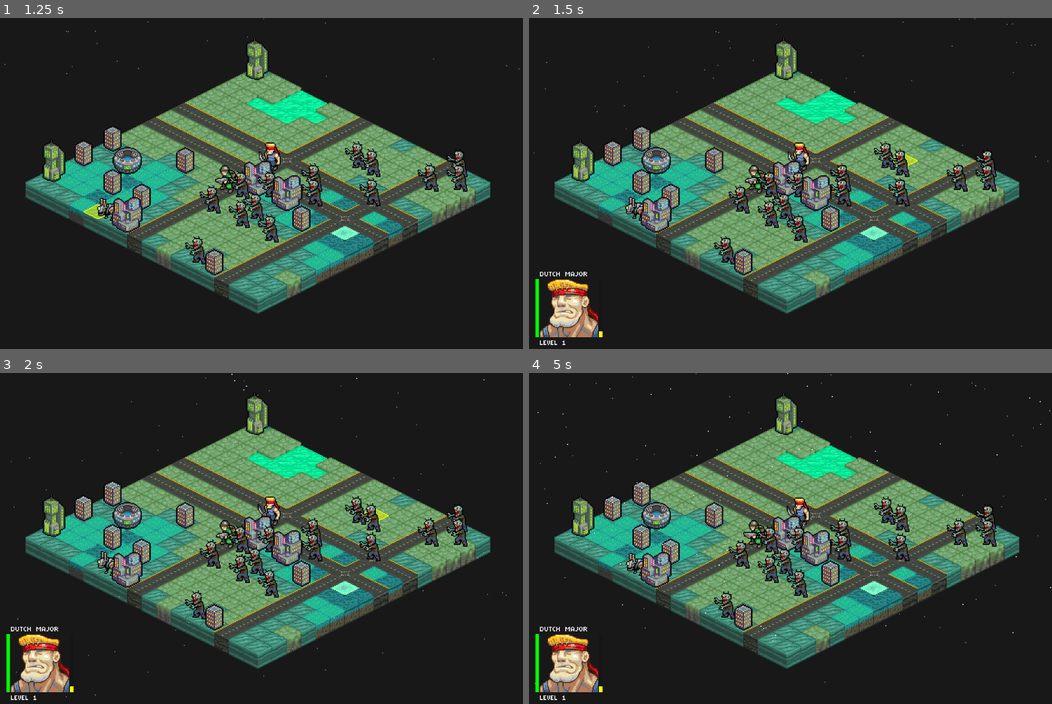
Above: before the commit, frames 1-4 (two rows, left to right).
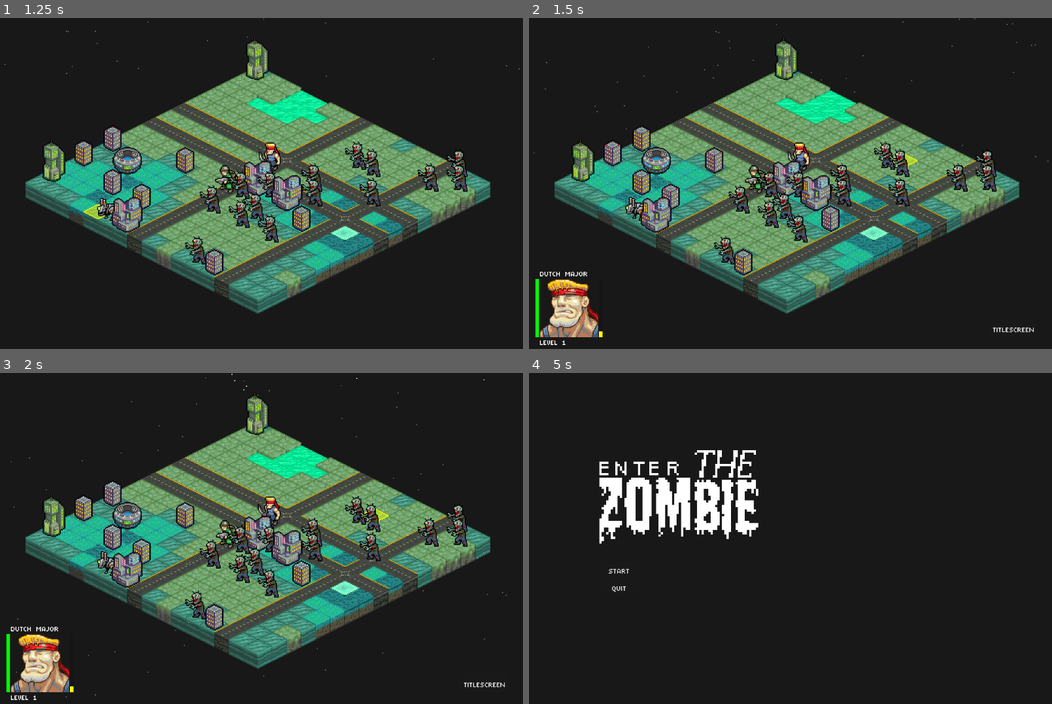
Above: after the commit, the same moments.

Repository: Tekknobot/zombietactics
Game: Godot game, scene res://assets/scenes/TitleScreen.tscn
The game is run twice, just before and just after one commit, with the same random seed, the same clock (stepped at 60 frames per second) and the same inputs.
Inputs (mouse positions are in pixels of both pictures, inside the frame that each line leads up to):
- Up to frame 1 (1.25 s): click "START" at 0.5 s
- Up to frame 2 (1.5 s): move the mouse to (905, 166) at 1.27 s; click (905, 166) at 1.35 s
- Up to frame 3 (2 s): no input
- Up to frame 4 (5 s): click (1015, 684) at 2 s, where only the run after the commit has a clickable "TITLESCREEN"; click (617, 568) at 2.75 s, where only the run after the commit has a clickable "START"; move the mouse to (685, 555) at 3.52 s; right-click (685, 555) at 3.6 s; click (685, 555) at 3.67 s; click (1015, 684) at 4.25 s, where only the run after the commit has a clickable "TITLESCREEN"

Frame 1 is identical in both runs. In frame 2, less than 0.1% of the frame differs, in the area x 88-97%, y 93-96%; in frame 3, less than 0.1%; in frame 4, 37%, in the area x 1-100%, y 0-99%.

Commit message:
Add Title screen button.

Diff:
--- a/assets/scenes/UI/HUD_Manager.tscn
+++ b/assets/scenes/UI/HUD_Manager.tscn
@@ -1,9 +1,37 @@
-[gd_scene load_steps=3 format=3 uid="uid://smyypw2i5rbj"]
+[gd_scene load_steps=5 format=3 uid="uid://smyypw2i5rbj"]
 
 [ext_resource type="PackedScene" uid="uid://rdlfqfdmhgit" path="res://assets/scenes/UI/HUD.tscn" id="1_iqwu7"]
 [ext_resource type="Script" path="res://scripts/HUD_Manager.gd" id="1_ymcj8"]
+[ext_resource type="Script" path="res://scripts/Navigation.gd" id="3_jawwu"]
+[ext_resource type="FontFile" uid="uid://buw362wjb8o8d" path="res://assets/fonts/magofonts/mago2.ttf" id="3_lf15b"]
 
 [node name="HUDManager" type="CanvasLayer"]
 script = ExtResource("1_ymcj8")
 
 [node name="HUD" parent="." instance=ExtResource("1_iqwu7")]
+
+[node name="Navigation" type="Control" parent="."]
+layout_mode = 3
+anchors_preset = 3
+anchor_left = 1.0
+anchor_top = 1.0
+anchor_right = 1.0
+anchor_bottom = 1.0
+offset_left = -40.0
+offset_top = -40.0
+grow_horizontal = 0
+grow_vertical = 0
+script = ExtResource("3_jawwu")
+
+[node name="HBoxContainer" type="HBoxContainer" parent="Navigation"]
+layout_mode = 0
+offset_left = -94.0
+offset_top = -26.0
+offset_right = 16.0
+offset_bottom = 14.0
+
+[node name="Button" type="Button" parent="Navigation/HBoxContainer"]
+layout_mode = 2
+theme_override_fonts/font = ExtResource("3_lf15b")
+theme_override_font_sizes/font_size = 32
+text = "TITLESCREEN"
--- a/project.godot
+++ b/project.godot
@@ -13,8 +13,12 @@
 config/name="Enter The Zombie"
 run/main_scene="res://assets/scenes/TitleScreen.tscn"
 config/features=PackedStringArray("4.3", "Forward Plus")
+boot_splash/bg_color=Color(0.0980392, 0.0980392, 0.0980392, 1)
+boot_splash/image="res://assets/splash/splash.png"
+boot_splash/fullsize=false
 config/icon="res://assets/icon/icon-256.png"
 config/windows_native_icon="res://assets/icon/icon.ico"
+boot_splash/minimum_display_time=1000
 
 [autoload]
 
--- /dev/null
+++ b/scripts/Navigation.gd
@@ -0,0 +1,16 @@
+extends Control
+
+# Load your game scene
+@onready var game_scene_path = "res://assets/scenes/TitleScreen.tscn"  # Adjust the path to your scene
+
+# Called when the node enters the scene tree for the first time.
+func _ready() -> void:
+	# Connect button signals
+	$HBoxContainer/Button.pressed.connect(_on_menu_button_pressed)
+
+# Called every frame. 'delta' is the elapsed time since the previous frame.
+func _process(delta: float) -> void:
+	pass
+
+func _on_menu_button_pressed():
+	get_tree().change_scene_to_file(game_scene_path)  # Use the updated method
